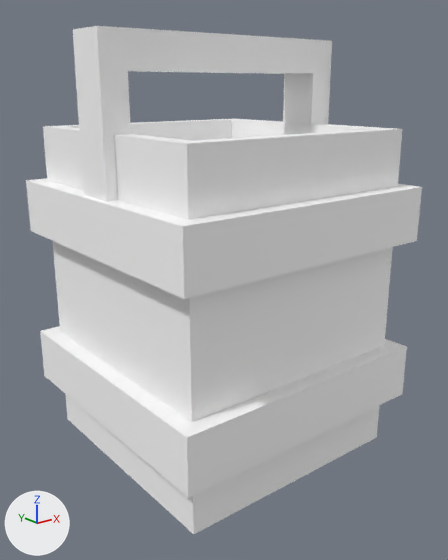
One commit to the glTF model assets/synty/simple_fantasy/models/SF_Prop_Bucket_02.glb: the scene before it, then after it.
Before and after are seen from a 50 mm lens placed at (-0.00875, -0.01118, 0.00843), pointed at (-0.00001, -0.00026, 0.00407). Arrows for +X, +Y and +Z are at lower left; the lights stay in place.

The scene before the commit, as lines of its bpy script (objects in view):
```python
mat_lambert1 = principled_material('lambert1')
mat_lambert1.base_color = (1.0, 1.0, 1.0)  # white #ffffff
mat_lambert1.roughness = 0.553
me_mesh = bpy.data.meshes.new('Mesh')
me_mesh.from_pydata(...)  # 64 vertices, 116 faces; spans x 0.16019..0.16662, y -0.65542..-0.649, z 0.0..0.00945
me_mesh.materials.append(mat_lambert1)  # white #ffffff
ob_sf_prop_bucket_02 = bpy.data.objects.new('SF_Prop_Bucket_02', me_mesh)
ob_sf_prop_bucket_02.location = (-0.1634, 0.65221, 0.0)
```
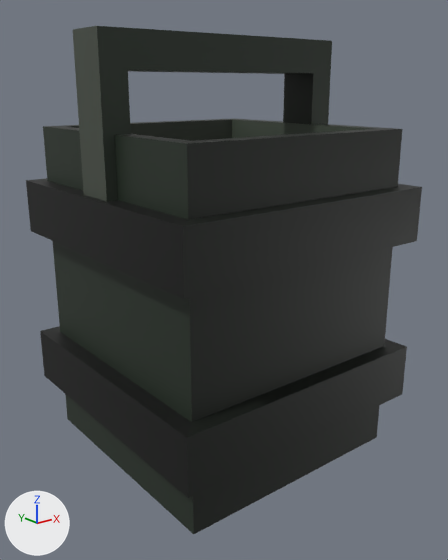
Pixel boxes [x1, y1, x2, y2] of what changed, in the pictures (448 x 560 px):
'SF_Prop_Bucket_02', surface changed (grey to black)
    both: [26, 26, 422, 534]

Diff of the bpy script that builds the scene:
```diff
--- a/assets/synty/simple_fantasy/models/SF_Prop_Bucket_02.glb.py
+++ b/assets/synty/simple_fantasy/models/SF_Prop_Bucket_02.glb.py
@@ img_undead_footman_01 @@
+img_undead_footman_01 = load_image('Undead_Footman_01', '_unpacked/Undead_Footman_01', 512, 512, 'sRGB')
@@ mat_lambert1 @@
 mat_lambert1 = principled_material('lambert1')
-mat_lambert1.base_color = (1.0, 1.0, 1.0)  # white #ffffff
+mat_lambert1.texture = img_undead_footman_01
 mat_lambert1.roughness = 0.553
```
